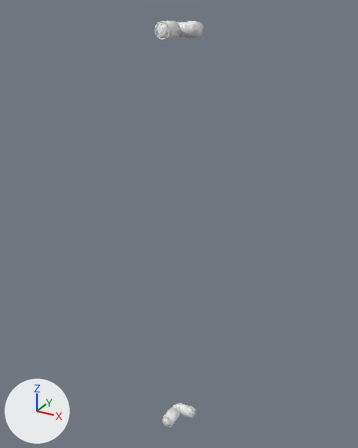
One commit to the OBJ model mep3_simulation/webots_data/worlds/assets/meshes/RobotMemristor2/sisaljke_kolena.obj: the scene before it, then after it.
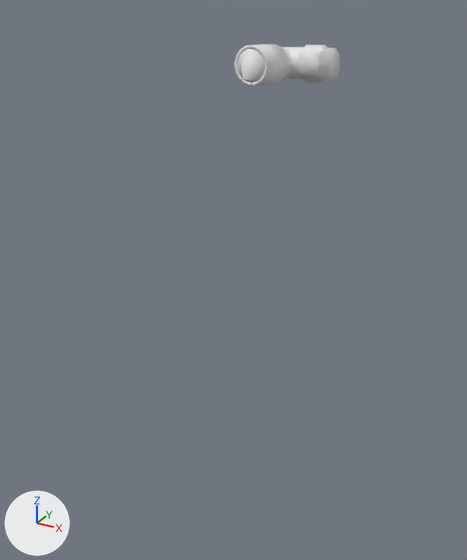
Each version appears first whole from a 50 mm lens placed at (0.142, -0.426, 0.135), pointed at (0.012, -0.189, 0.017), and next in a close-up on the part from 13% to 73% of the width and 0% to 58% of the height. Every picture has the same lights, and +X, +Y and +Z are marked at lower left. Where no turn or scale is listed for an object, it has been applied to the vertices.

Objects in the first close-up: 'sisaljke_kolena'.
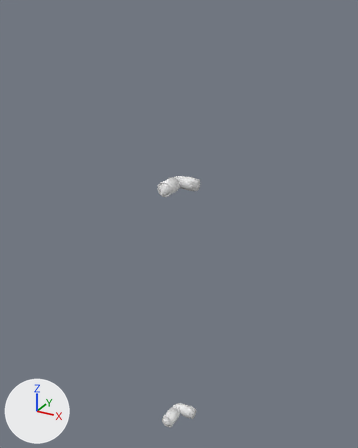
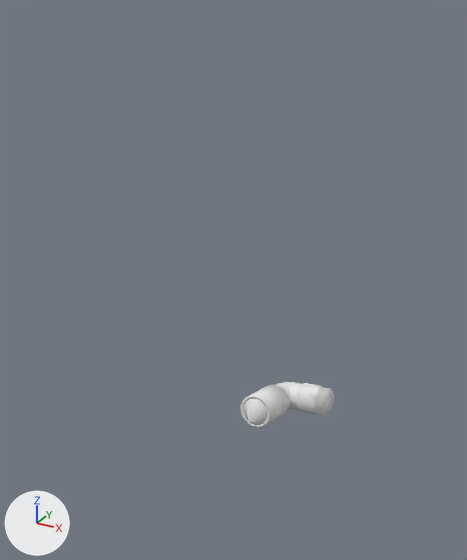
The newer file is also turned or shifted as a whole; pictures and numbers use the older file's frame.

Location of each change, [x1, y1, x2, y2] in pixels of the close-ups (467 x 560 px):
'sisaljke_kolena', reshaped: before [234, 44, 340, 86]; after [241, 382, 334, 428]

Diff of the bpy script that builds the scene:
```diff
--- a/mep3_simulation/webots_data/worlds/assets/meshes/RobotMemristor2/sisaljke_kolena.obj.py
+++ b/mep3_simulation/webots_data/worlds/assets/meshes/RobotMemristor2/sisaljke_kolena.obj.py
@@ me_sisaljke_kolena @@
 me_sisaljke_kolena.from_pydata(...)  # 3800 vertices, 7600 faces; spans x 0.007..0.024, y -0.205..-0.186, z -0.129..0.129
 # used by ob_sisaljke_kolena; location = (0.0, 0.0, 0.0)
+# me_sisaljke_kolena part 1: the loose piece of 1900 vertices spanning x 0.007..0.024, y -0.205..-0.186, z 0.12..0.129 is moved by (0.0, 0.0, -0.081)
```
